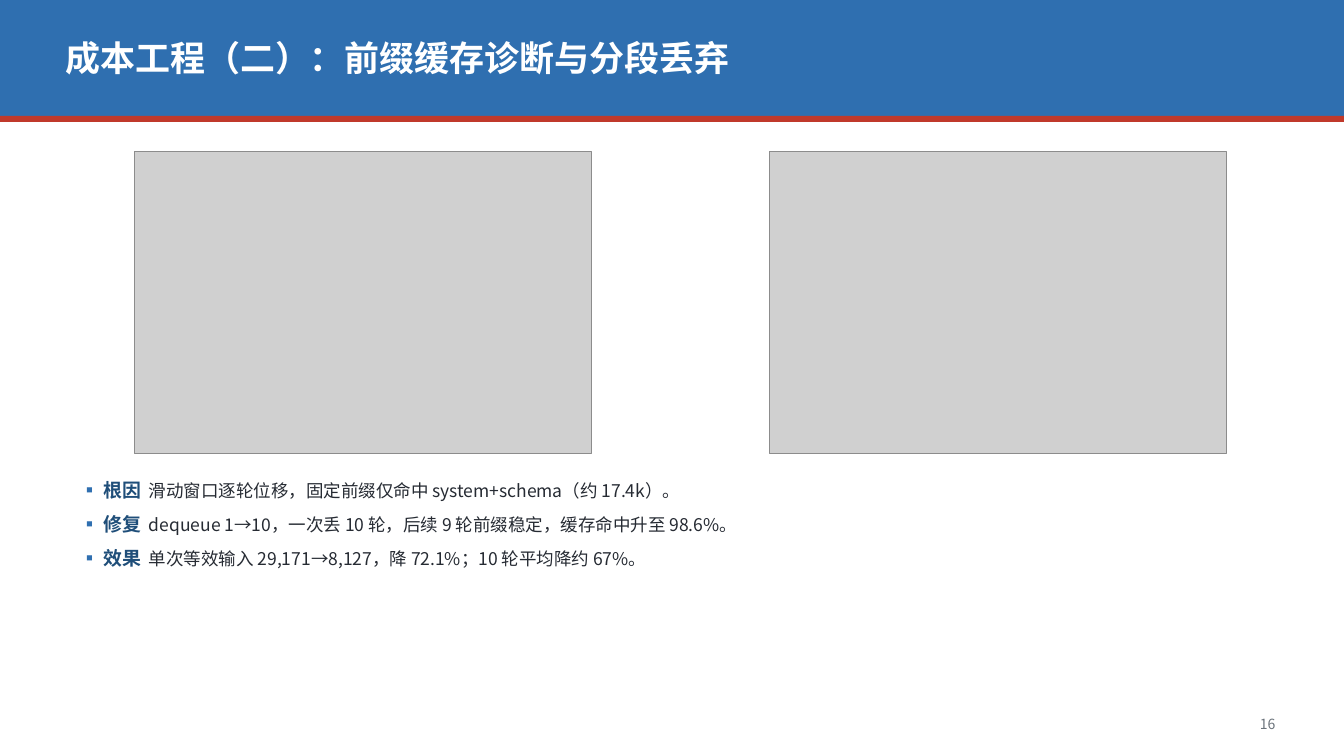
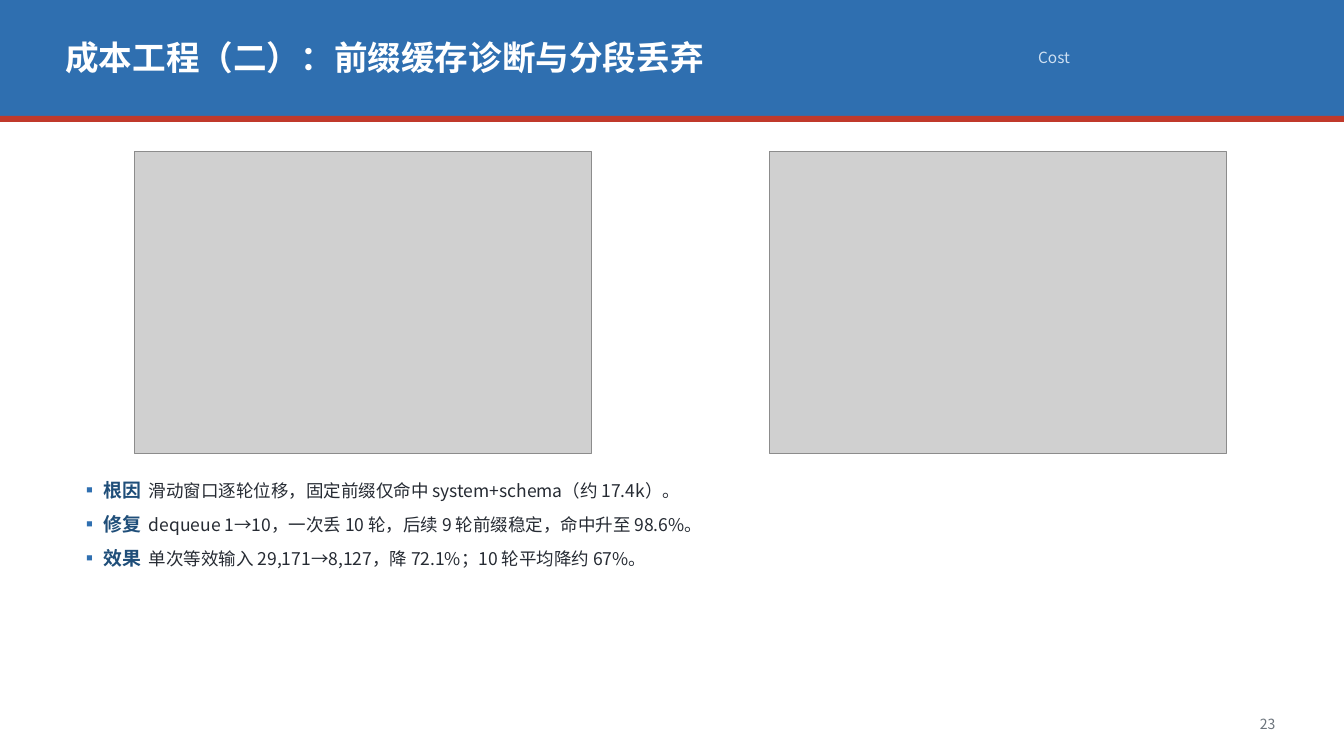
Before and after one commit to Zjx20252082383/astrbot-deepseek-template, a slide deck: slide 25 of core/识海_深度项目调研汇报.pptx (slide 17 before the commit). Drawn at 1344x756 pixels with LibreOffice and Linux fonts; fonts in the diff are those of the drawing; grey boxes stand for pictures. Boxes give left, top, right and bottom in pixels: in the first picture for what was removed or moved away, otherwise in the second. Text is boxed around its words. In the diff, an @@ line names an element or a change of style, - is before the commit and + after.

```diff
--- a/core/识海_深度项目调研汇报.pptx
+++ b/core/识海_深度项目调研汇报.pptx
@@ text "成本工程（二）：前缀缓存诊断与分段丢弃" at box(65, 41, 703, 74): size 25 to 24 pt @@
@@ text added at box(1038, 51, 1070, 63), 11 pt, text #CFE0F2 @@
+Cost
@@ text at box(104, 515, 703, 535): text changed @@
-▪ 修复 dequeue 1→10，一次丢 10 轮，后续 9 轮前缀稳定，缓存命中升至 98.6%。
+▪ 修复 dequeue 1→10，一次丢 10 轮，后续 9 轮前缀稳定，命中升至 98.6%。
@@ text at box(1260, 718, 1276, 729): text changed @@
-16
+23
```
Also in this commit, not shown: 21 other slides changed, 11 slides added, 1 slide removed, 2 other files.
